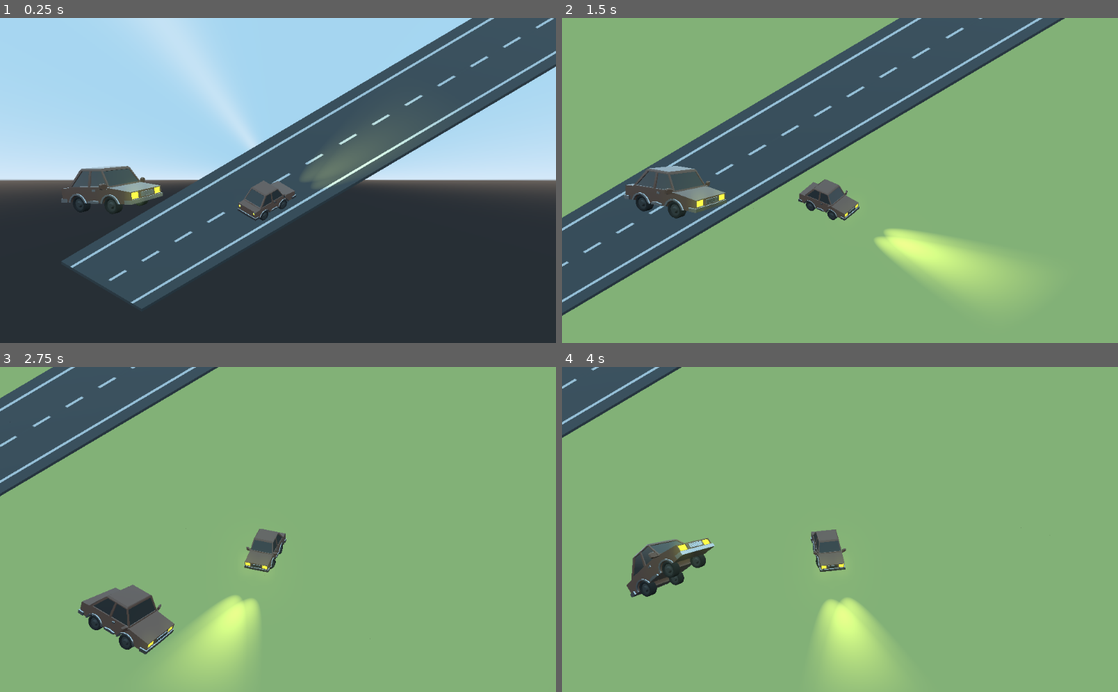
Above: before the commit, frames 1-4 (two rows, left to right).
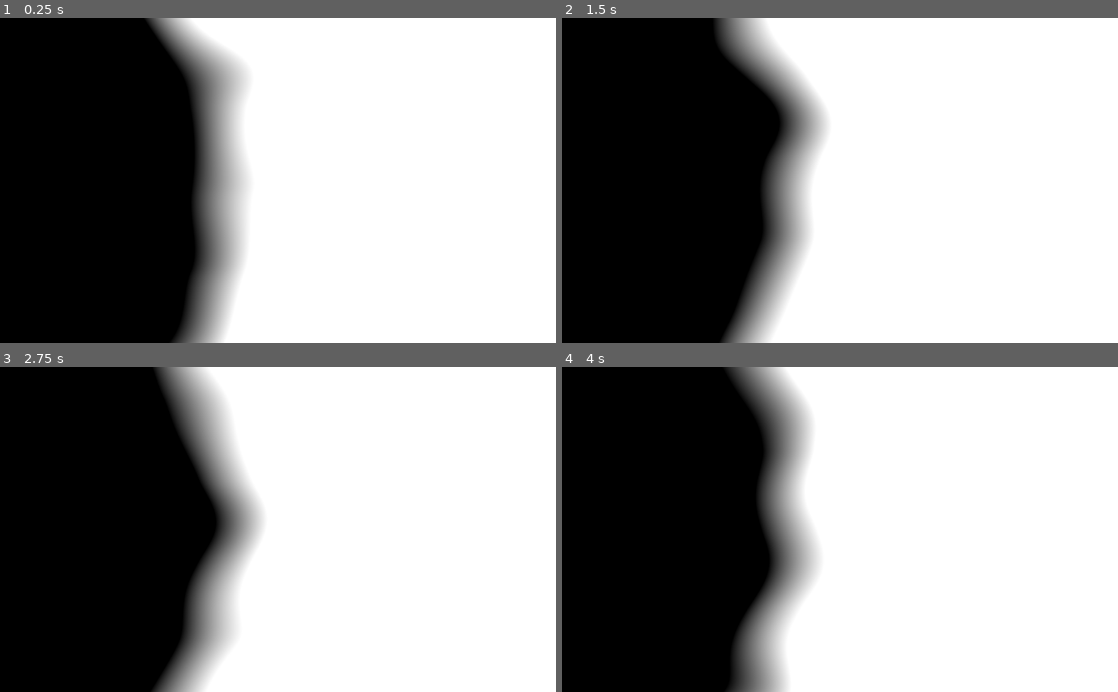
Above: after the commit, the same moments.

Repository: nheeb/dreamanddrive
Game: Godot game, scene res://Logic/Main.tscn
The game is run twice, just before and just after one commit, with the same random seed, the same clock (stepped at 60 frames per second) and the same inputs. The engine's default icon, where the game draws it, is replaced by a stand-in: a white triangle on a blue panel in a dark square.
Inputs (mouse positions are in pixels of both pictures, inside the frame that each line leads up to):
- Up to frame 1 (0.25 s): no input
- Up to frame 2 (1.5 s): move the mouse to (962, 164) at 0.52 s; hold D (steer_right) 0.53-1.28 s; click (962, 164) at 0.6 s; move the mouse to (728, 196) at 1.27 s; hold S (fly_down) from 1.28 s (still down); click (728, 196) at 1.35 s
- Up to frame 3 (2.75 s): move the mouse to (333, 458) at 2.02 s; release S (fly_down) at 2.03 s; hold D (steer_right) from 2.03 s (still down); click (333, 458) at 2.1 s
- Up to frame 4 (4 s): move the mouse to (812, 594) at 2.77 s; release D (steer_right) at 2.78 s; hold W (fly_up) 2.78-3.53 s; click (812, 594) at 2.85 s; move the mouse to (1006, 578) at 3.52 s; hold A (steer_left) from 3.53 s (still down); click (1006, 578) at 3.6 s

The runs differ from the first frame. In frame 1, 100% of the frame differs, in the area x 0-100%, y 0-100%; in frame 2, 100%; in frame 3, 100%; in frame 4, 100%.

Commit message:
Shader Work

Diff:
--- a/Logic/Main.tscn
+++ b/Logic/Main.tscn
@@ -12,8 +12,98 @@
 
 uniform sampler2D dream;
 
+uniform int OCTAVE = 12;
+uniform vec4 CLOUD1_COL: hint_color = vec4(0.41,0.64,0.78,0.4);
+uniform vec4 CLOUD2_COL: hint_color = vec4(0.99,0.79,0.46,0.2);
+uniform vec4 CLOUD3_COL: hint_color = vec4(0.81,0.31,0.59,1.0);
+uniform vec4 CLOUD4_COL: hint_color = vec4(0.27,0.15,0.33,1.0);
+
+uniform float dream_start: hint_range(0.0, 1.0);
+uniform float dream_progress: hint_range(0.0, 1.0);
+
+float clamp_and_map(float value, float istart, float istop, float ostart, float ostop) {
+    value = clamp(value, istart, istop);
+    return ostart + (ostop - ostart) * ((value - istart) / (istop - istart));
+}
+
+vec2 random(vec2 uv){
+    uv = vec2( dot(uv, vec2(127.1,311.7) ),
+               dot(uv, vec2(269.5,183.3) ) );
+    return -1.0 + 2.0 * fract(sin(uv) * 43758.5453123);
+}
+
+float perlin(vec2 uv) {
+    vec2 uv_index = floor(uv);
+    vec2 uv_fract = fract(uv);
+
+    vec2 blur = smoothstep(0.0, 1.0, uv_fract);
+
+    return mix( mix( dot( random(uv_index + vec2(0.0,0.0) ), uv_fract - vec2(0.0,0.0) ),
+                     dot( random(uv_index + vec2(1.0,0.0) ), uv_fract - vec2(1.0,0.0) ), blur.x),
+                mix( dot( random(uv_index + vec2(0.0,1.0) ), uv_fract - vec2(0.0,1.0) ),
+                     dot( random(uv_index + vec2(1.0,1.0) ), uv_fract - vec2(1.0,1.0) ), blur.x), blur.y) + 0.5;
+}
+
+
+float fbm(vec2 input){
+	float value = 0.0;
+	float scale = 0.5;
+
+	for(int i = 0; i < OCTAVE; i++){
+		value += perlin(input)*scale;
+		input*=2.0;
+		scale*=0.5;
+	}
+	return value;
+}
+
+float fbmCloud(vec2 input, float minimum){
+	float value = 0.0;
+	float scale = 0.5;
+
+	for(int i = 0; i < OCTAVE; i++){
+		value += perlin(input)*scale;
+		input*=2.0;
+		scale*=0.5;
+	}
+	return smoothstep(0.,1.,(smoothstep(minimum,1.,value)-minimum)/(1.0-minimum));
+}
+
+float fbmCloud2(vec2 input, float minimum){
+	float value = 0.0;
+	float scale = 0.5;
+
+	for(int i = 0; i < OCTAVE; i++){
+		value += perlin(input)*scale;
+		input*=2.0;
+		scale*=0.5;
+	}
+	return (smoothstep(minimum,1.,value)-minimum)/(1.0-minimum);
+}
+
+vec4 dream_nebula(vec2 uv) {
+	float tide = 0.05*sin(TIME)*sin(TIME);
+	float tide2 = 0.06*cos(0.3*TIME)*cos(.3*TIME);
+	vec4 nebula_texture = fbmCloud(2.0*uv + vec2(.6*TIME, .2*sin(TIME)), .1 + tide) * CLOUD1_COL;
+	nebula_texture += fbmCloud(3.0*uv + vec2(.65*TIME, .25*cos(.6*TIME)), .1 + tide) * CLOUD2_COL;
+	nebula_texture = mix(nebula_texture, CLOUD3_COL, fbmCloud(5.0*uv + vec2(.8*TIME, .25*cos(.6*TIME)), .2 + tide2));
+	return nebula_texture;
+}
+
+float dream_border(vec2 uv) {
+	float radius = 1.2;
+	float border_width = .1 + .2 * dream_progress;
+	float start = dream_start * .4 + dream_progress * .1 - (1.0-dream_start) * .5;
+	float end = start + border_width;
+	float dist = length(uv - vec2(-radius, .5)) + .08* perlin(uv * 4.0 + TIME * .5);
+	return pow(clamp_and_map(dist,radius+start, radius+end, 0.0, 1.0), .8);
+}
+
 void fragment() {
-	COLOR.rgb = mix(texture(TEXTURE,SCREEN_UV).rgb, texture(dream, SCREEN_UV).rgb, texture(dream, SCREEN_UV).a);
+	COLOR = vec4(dream_border(UV));
+	COLOR.a = 1.0;
+	//COLOR = dream_nebula(UV);
+	//COLOR.rgb = mix(texture(TEXTURE,SCREEN_UV).rgb, texture(dream, SCREEN_UV).rgb, texture(dream, SCREEN_UV).a);
 }"
 
 [sub_resource type="ViewportTexture" id=3]
@@ -22,6 +112,13 @@
 [sub_resource type="ShaderMaterial" id=2]
 resource_local_to_scene = true
 shader = SubResource( 1 )
+shader_param/OCTAVE = 12
+shader_param/CLOUD1_COL = Color( 0.41, 0.64, 0.78, 0.4 )
+shader_param/CLOUD2_COL = Color( 0.99, 0.79, 0.46, 0.2 )
+shader_param/CLOUD3_COL = Color( 0.81, 0.31, 0.59, 1 )
+shader_param/CLOUD4_COL = Color( 0.27, 0.15, 0.33, 1 )
+shader_param/dream_start = 1.0
+shader_param/dream_progress = 0.0
 shader_param/dream = SubResource( 3 )
 
 [node name="Main" type="Control"]
@@ -45,7 +142,7 @@
 size_flags_vertical = 2
 
 [node name="ViewportAwake" type="Viewport" parent="ViewportContainer"]
-size = Vector2( 100, 400 )
+size = Vector2( 1024, 600 )
 handle_input_locally = false
 render_target_update_mode = 3
 
